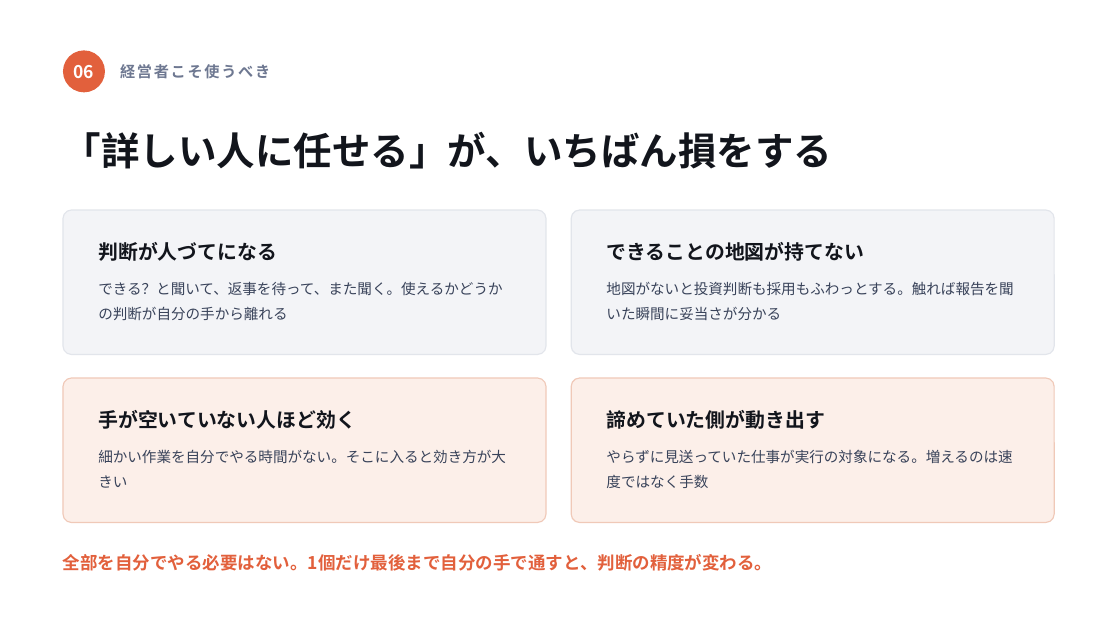
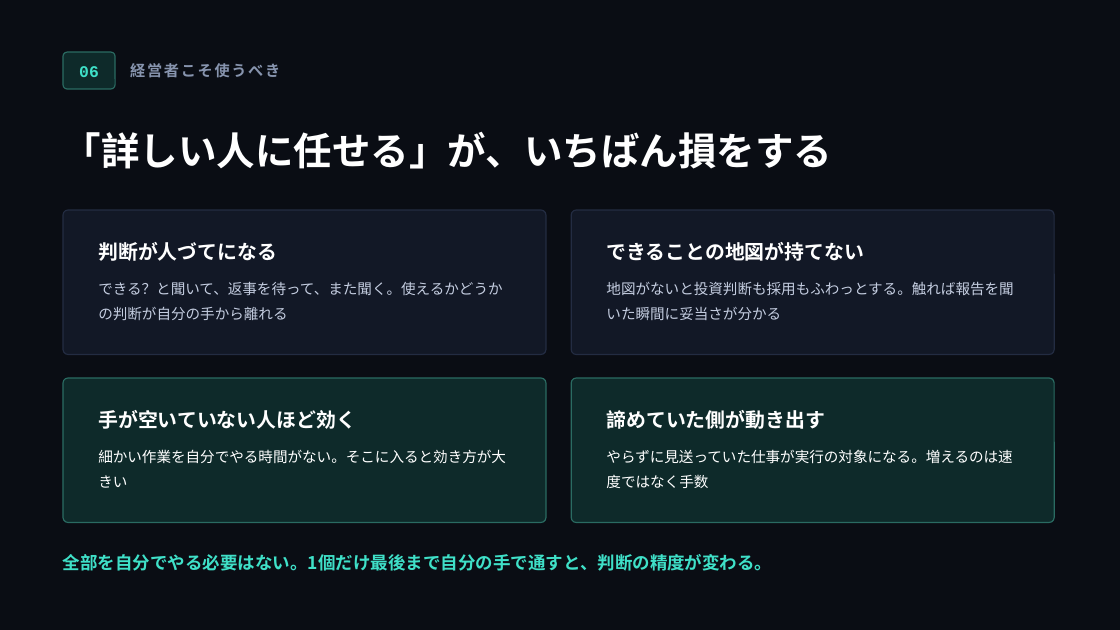
Before and after one commit to takuha/reel-host, a slide deck: slide 10 of docs/claude-code-deck/claude-code-summary.pptx. Drawn at 1120x630 pixels with LibreOffice and Linux fonts; fonts in the diff are those of the drawing. Boxes give left, top, right and bottom in pixels: in the first picture for what was removed or moved away, otherwise in the second. Text is boxed around its words. In the diff, an @@ line names an element or a change of style, - is before the commit and + after.

```diff
--- a/docs/claude-code-deck/claude-code-summary.pptx
+++ b/docs/claude-code-deck/claude-code-summary.pptx
@@ background #FFFFFF to #0A0D14 @@
@@ text "06" at (x1=79, y1=66, x2=99, y2=77): size 15 to 14 pt, font Noto Sans CJK JP to Courier New, text colour #FFFFFF to #3FE0C8 @@
@@ rounded rectangle resized from (x1=63, y1=50, x2=105, y2=92) to (x1=63, y1=52, x2=115, y2=89) @@
@@ rounded rectangle at (x1=63, y1=52, x2=115, y2=89): ellipse to rounded rectangle; fill #E2603C to #0E2A2A; outline none to #2A6B62 1 pt @@
@@ text "経営者こそ使うべき" moved from (x1=120, y1=64, x2=270, y2=79) to (x1=130, y1=63, x2=280, y2=78) @@
@@ text "経営者こそ使うべき" at (x1=130, y1=63, x2=280, y2=78): text colour #6E7891 to #8794AE @@
@@ rounded rectangle at (x1=63, y1=210, x2=546, y2=355): fill #F3F4F7 to #121826; outline #E2E5EB 1 pt to #232C42 1 pt; proportions changed @@
@@ rounded rectangle at (x1=571, y1=210, x2=1054, y2=355): fill #F3F4F7 to #121826; outline #E2E5EB 1 pt to #232C42 1 pt; proportions changed @@
@@ text "できる？と聞いて、返事を待って、また聞く。使えるかどうかの判断が自分の手から離れる" at (x1=98, y1=281, x2=502, y2=320): text colour #39435A to #C4CDE0 @@
@@ text "地図がないと投資判断も採用もふわっとする。触れば報告を聞いた瞬間に妥当さが分かる" at (x1=606, y1=281, x2=1013, y2=320): text colour #39435A to #C4CDE0 @@
@@ rounded rectangle at (x1=63, y1=378, x2=546, y2=523): fill #FCEFE9 to #0E2A2A; outline #F0C9B8 1 pt to #2A6B62 1 pt; proportions changed @@
@@ rounded rectangle at (x1=571, y1=378, x2=1054, y2=523): fill #FCEFE9 to #0E2A2A; outline #F0C9B8 1 pt to #2A6B62 1 pt; proportions changed @@
@@ text colour #12151C to #FFFFFF in 5 elements at (x1=63, y1=132, x2=832, y2=169), (x1=98, y1=242, x2=277, y2=261), (x1=606, y1=242, x2=864, y2=261), (x1=98, y1=410, x2=356, y2=429), (x1=606, y1=410, x2=825, y2=429) @@
@@ text "細かい作業を自分でやる時間がない。そこに入ると効き方が大きい" at (x1=98, y1=449, x2=506, y2=488): text colour #39435A to #FFFFFF @@
@@ text "やらずに見送っていた仕事が実行の対象になる。増えるのは速度ではなく手数" at (x1=606, y1=449, x2=1012, y2=488): text colour #39435A to #FFFFFF @@
@@ text "全部を自分でやる必要はない。1個だけ最後まで自分の手で通すと、判断の精度が変わる。" at (x1=63, y1=554, x2=773, y2=571): text colour #E2603C to #3FE0C8 @@
```
Also in this commit, not shown: 11 other slides changed, 3 other files.
